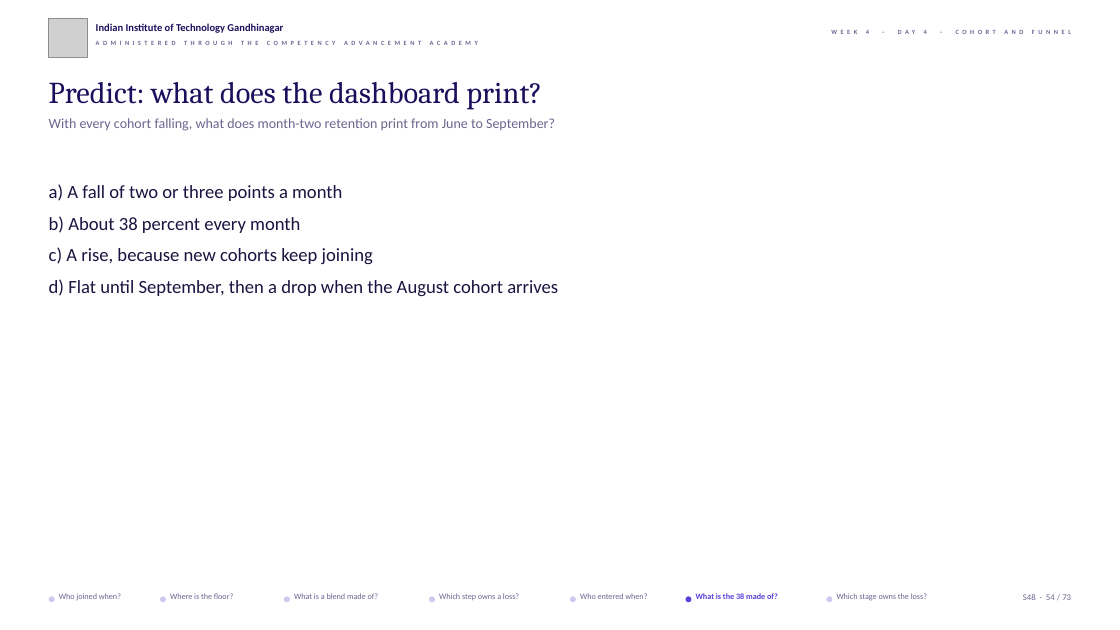
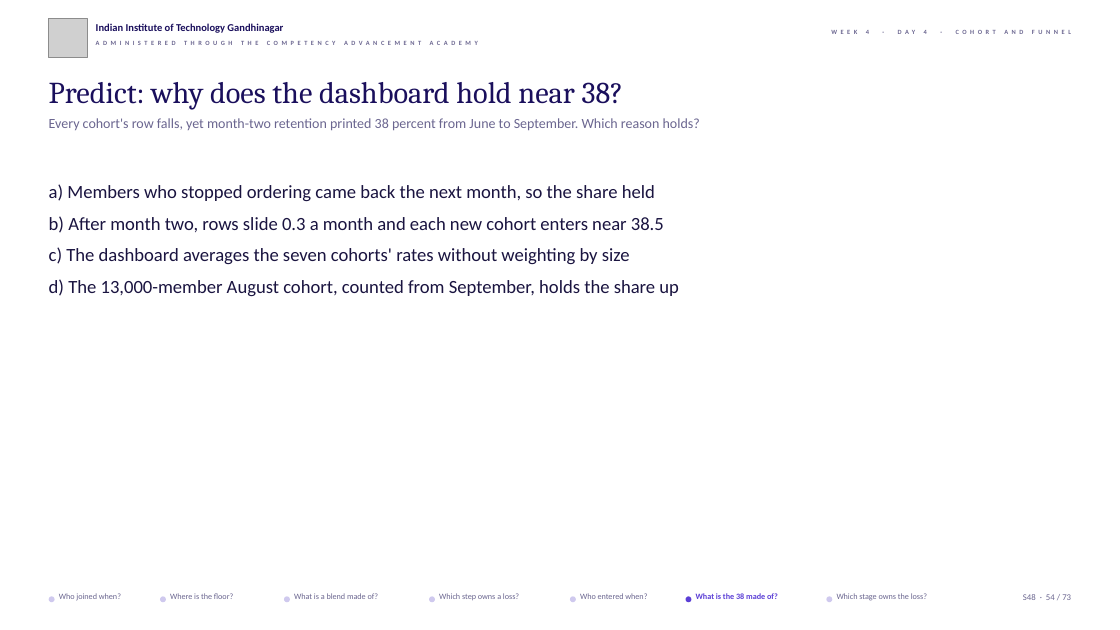
Before and after one commit to fde-academy-lab/c2-content-factory, a slide deck: slide 54 of content/W04/D4/slides/C2_W04_D04_half1_STUDENT.pptx. Drawn at 1120x630 pixels with LibreOffice and Linux fonts; fonts in the diff are those of the drawing; grey boxes stand for pictures; background and template pictures are left out. Boxes give left, top, right and bottom in pixels: in the first picture for what was removed or moved away, otherwise in the second. Text is boxed around its words. In the diff, an @@ line names an element or a change of style, - is before the commit and + after.

```diff
--- a/content/W04/D4/slides/C2_W04_D04_half1_STUDENT.pptx
+++ b/content/W04/D4/slides/C2_W04_D04_half1_STUDENT.pptx
@@ text at (49,82,623,109): text changed @@
-Predict: what does the dashboard print?
+Predict: why does the dashboard hold near 38?
@@ text at (49,118,700,130): text changed @@
-With every cohort falling, what does month-two retention print from June to September?
+Every cohort's row falls, yet month-two retention printed 38 percent from June to September. Which reason holds?
@@ text at (49,184,679,297): text changed @@
-a) A fall of two or three points a month
-b) About 38 percent every month
-c) A rise, because new cohorts keep joining
-d) Flat until September, then a drop when the August cohort arrives
+a) Members who stopped ordering came back the next month, so the share held
+b) After month two, rows slide 0.3 a month and each new cohort enters near 38.5
+c) The dashboard averages the seven cohorts' rates without weighting by size
+d) The 13,000-member August cohort, counted from September, holds the share up
```
Also in this commit, not shown: 32 other slides changed, 4 other files.
